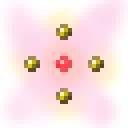
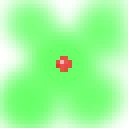
Comparing the layer stacks of the two 128px x 128px images. Changes:
painted on "Taso #2" over [52,52,72,76]
added layer "Taso #5" above "Taso #3" over [0,0,128,128]
hid "Taso #3" over [36,28,100,96]
renamed "r_eldritchmajor.png" to "dots", hid it over [24,24,104,104]
hid "Taso #4" over [0,0,128,128]
hid "Taso" over [0,0,128,128]
